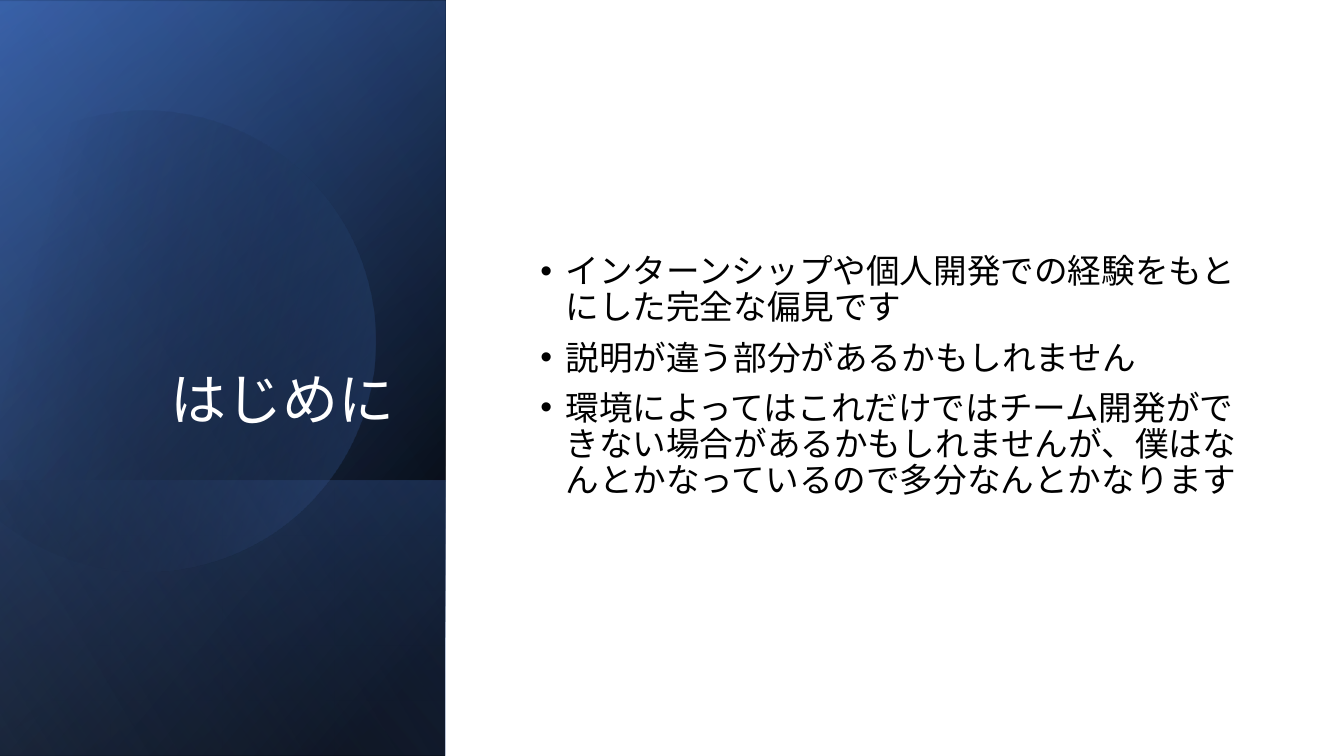
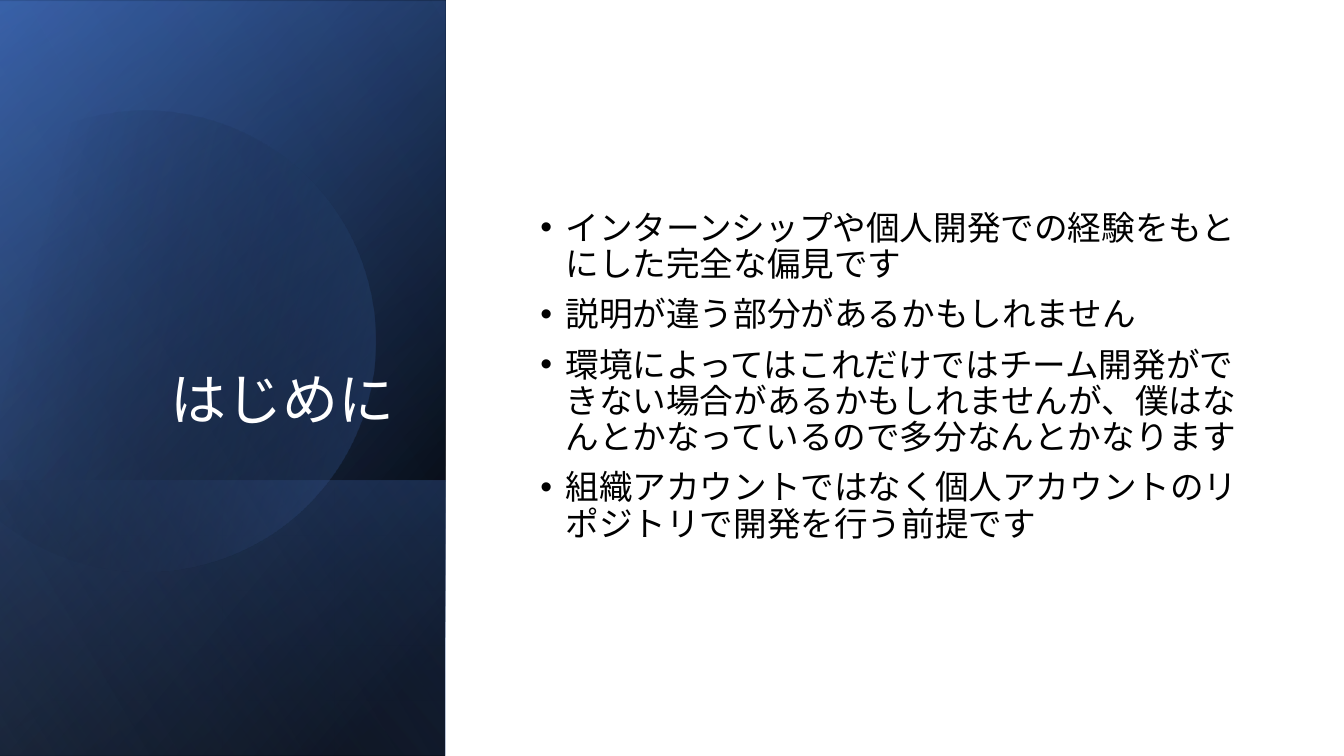
Before and after one commit to Reimei1213/LT, a slide deck: slide 2 of Github_For_Team_Dev/LT_Github.pptx. Drawn at 1344x756 pixels with LibreOffice and Linux fonts; fonts in the diff are those of the drawing. Boxes give left, top, right and bottom in pixels: in the first picture for what was removed or moved away, otherwise in the second. Text is boxed around its words. In the diff, an @@ line names an element or a change of style, - is before the commit and + after.

```diff
--- a/Github_For_Team_Dev/LT_Github.pptx
+++ b/Github_For_Team_Dev/LT_Github.pptx
@@ text at (566, 470, 1238, 539): paragraph added @@
+• 組織アカウントではなく個人アカウントのリポジトリで開発を行う前提です
```
Also in this commit, not shown: 1 slide added, 1 other file.
